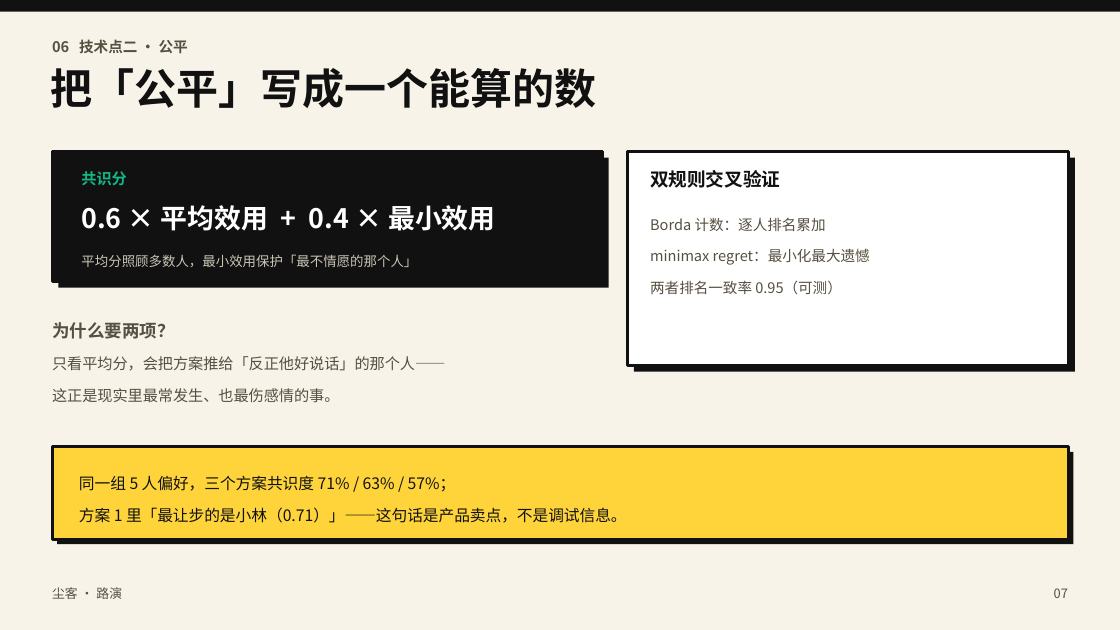
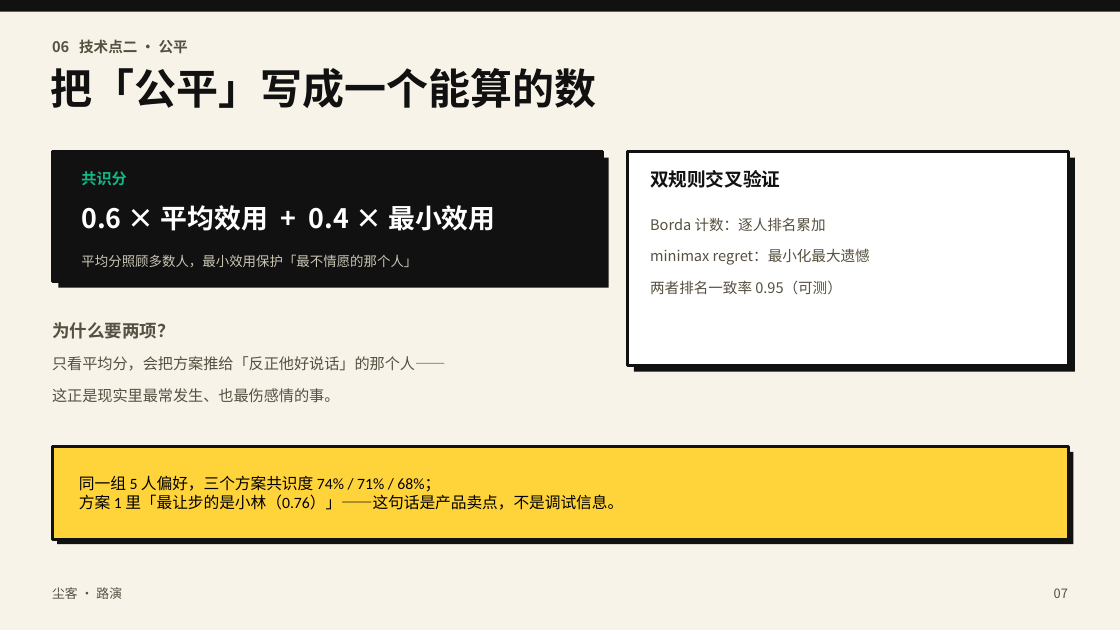
Before and after one commit to Chenk44/chenke, a slide deck: slide 7 of docs/尘客路演.pptx. Drawn at 1120x630 pixels with LibreOffice and Linux fonts; fonts in the diff are those of the drawing. Boxes give left, top, right and bottom in pixels: in the first picture for what was removed or moved away, otherwise in the second. Text is boxed around its words. In the diff, an @@ line names an element or a change of style, - is before the commit and + after.

```diff
--- a/docs/尘客路演.pptx
+++ b/docs/尘客路演.pptx
@@ text at (79, 475, 623, 510): text changed; font Noto Sans CJK SC to Calibri; text colour #111111 to #000000 @@
-同一组 5 人偏好，三个方案共识度 71% / 63% / 57%；
-方案 1 里「最让步的是小林（0.71）」——这句话是产品卖点，不是调试信息。
+同一组 5 人偏好，三个方案共识度 74% / 71% / 68%；
+方案 1 里「最让步的是小林（0.76）」——这句话是产品卖点，不是调试信息。
```
Also in this commit, not shown: 7 other slides changed, 1 other file.
